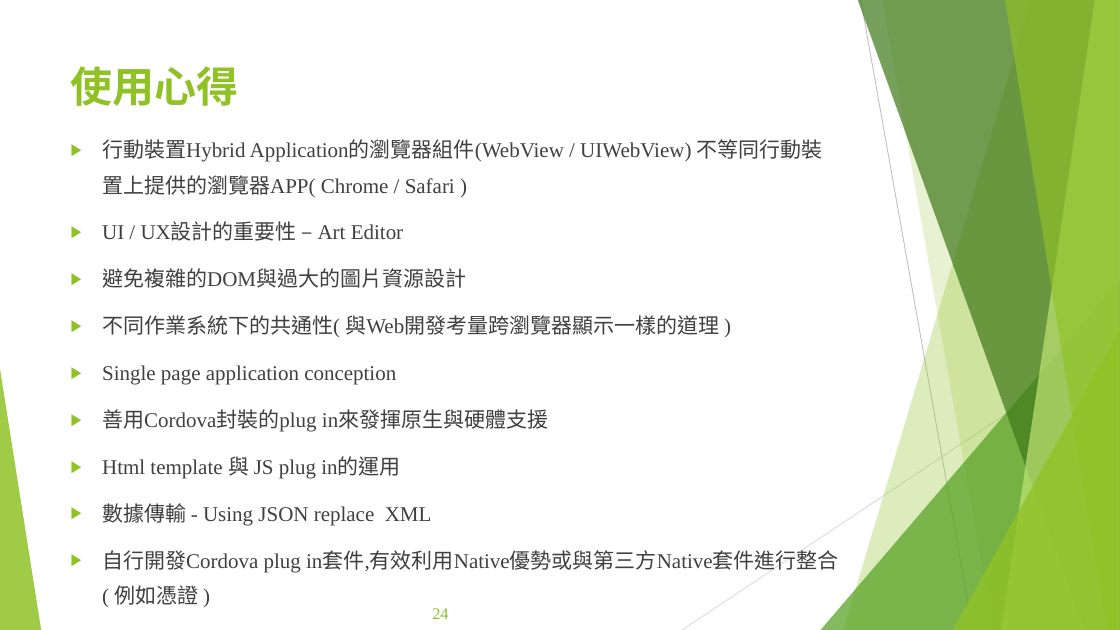
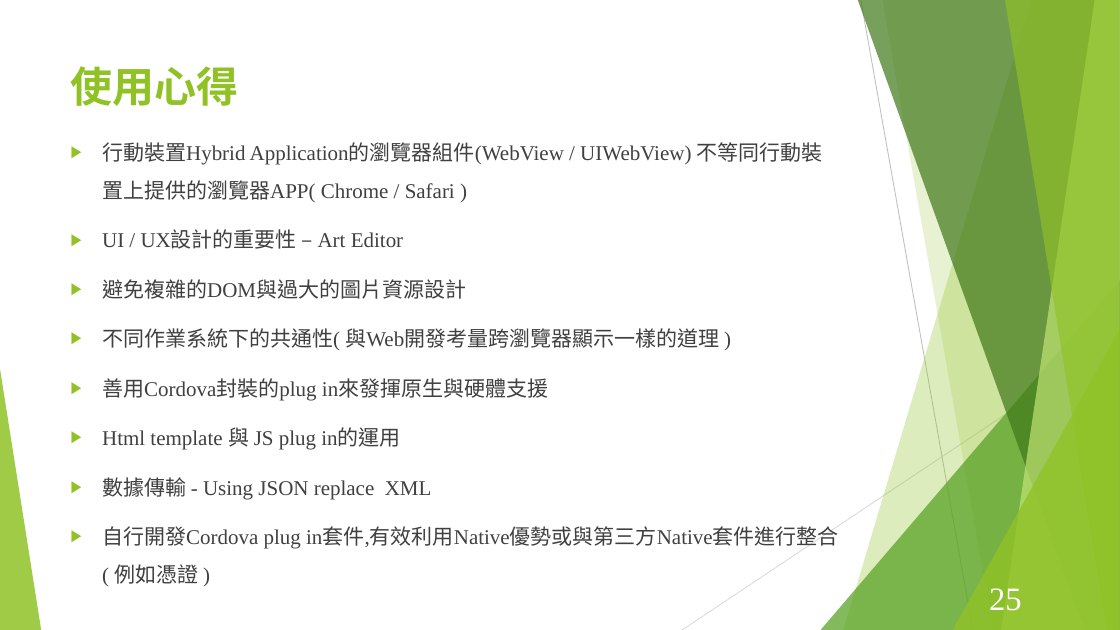
Before and after one commit to Szying/Js_Tools, a slide deck: slide 25 of 期末報告.pptx (slide 24 before the commit). Drawn at 1120x630 pixels with LibreOffice and Linux fonts; fonts in the diff are those of the drawing. Boxes give left, top, right and bottom in pixels: in the first picture for what was removed or moved away, otherwise in the second. Text is boxed around its words. In the diff, an @@ line names an element or a change of style, - is before the commit and + after.

```diff
--- a/期末報告.pptx
+++ b/期末報告.pptx
@@ text "行動裝置Hybrid Application的瀏覽器組件(WebView / UIWebView) 不等同行動裝置上提供 ..." at box(102, 142, 839, 584): line spacing 1.4 to 1.5 @@
@@ text at box(102, 365, 396, 385): paragraph removed @@
-▶ Single page application conception
@@ page number added at box(989, 588, 1022, 611), 28 pt, text #FFFFFF @@
+25
@@ page number removed at box(432, 608, 448, 619) @@
-24
```
Also in this commit, not shown: 25 other slides changed, 1 slide added.
